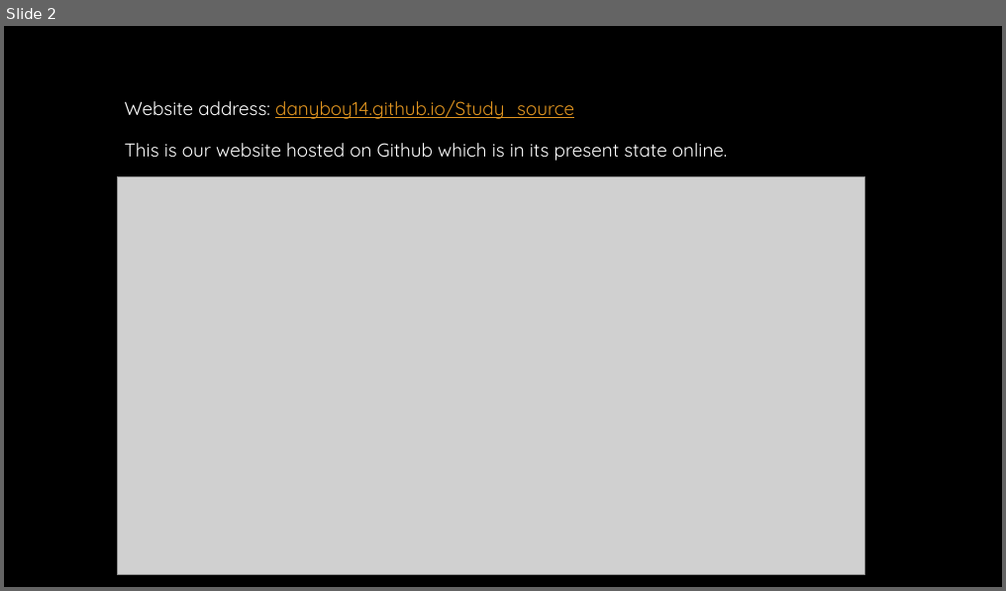
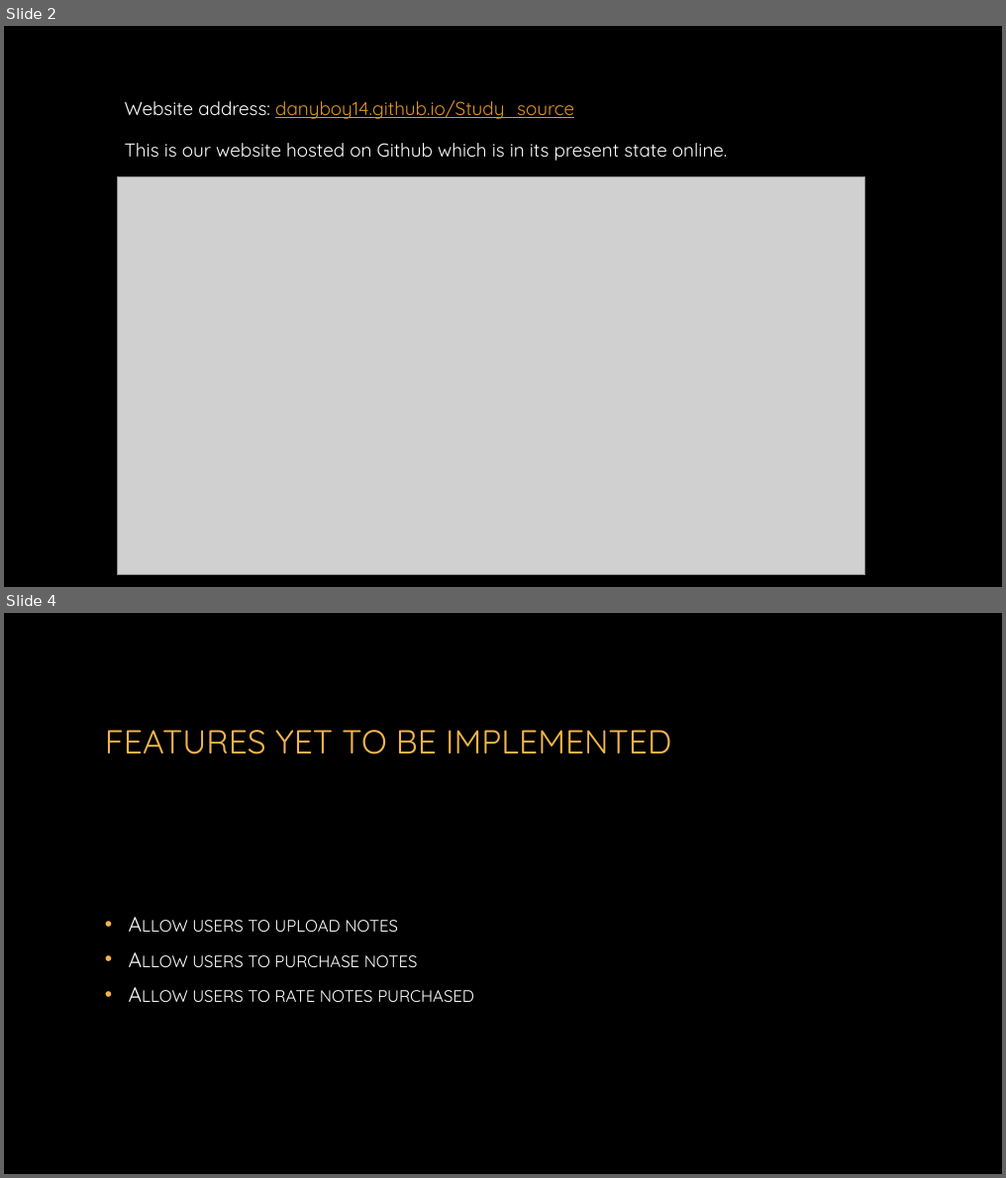
Before and after one commit to Danyboy14/Study_source, a slide deck: Study Source presentation.pptx. Shown one above the other, each under a label of ours: slide 2 before the commit, slides 2 and 4 after it; the slides between them are not shown. The pictures are 1006x591 and 1006x1178 pixels, drawn with LibreOffice and Linux fonts; fonts in the diff are those of the drawing; grey boxes stand for pictures; background and template pictures are left out. Boxes give left, top, right and bottom in pixels: in the first picture for what was removed or moved away, otherwise in the second. Text is boxed around its words. In the diff, an @@ line names an element or a change of style, - is before the commit and + after.

```diff
--- a/Study Source presentation.pptx
+++ b/Study Source presentation.pptx
@@ slide 4 added at [4,613,1002,1174], background picture (left out) @@
@@ title added at [105,730,671,755], 32 pt, text #F4B54B @@
+FEATURES YET TO BE IMPLEMENTED
@@ text added at [192,920,474,1002], 20 pt, text #FFFFFF, small capitals @@
+• Allow users to upload notes
+• Allow users to purchase notes
+• Allow users to rate notes purchased
```
Also in this commit, not shown: 4 other slides added, 1 slide removed.
